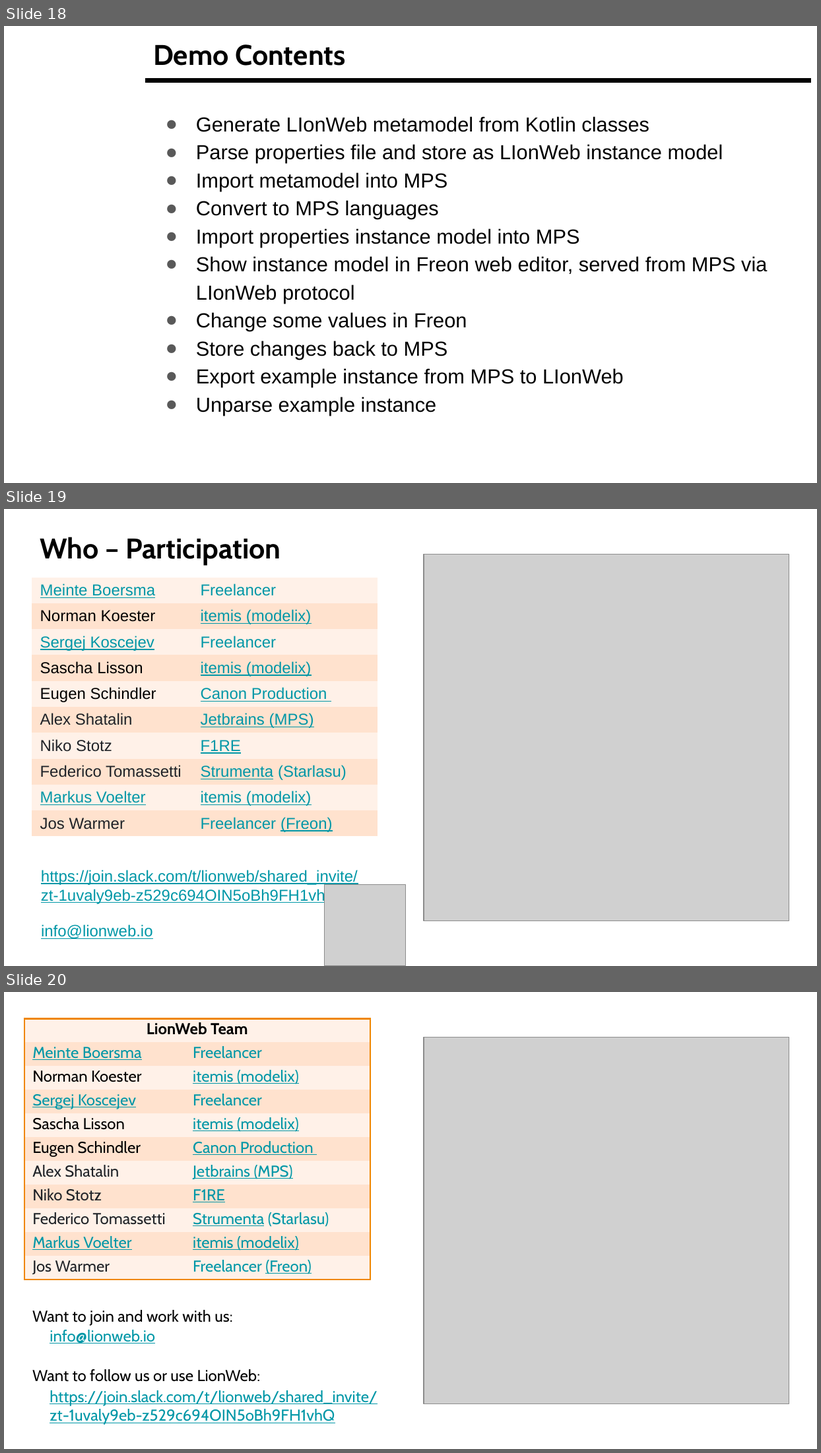
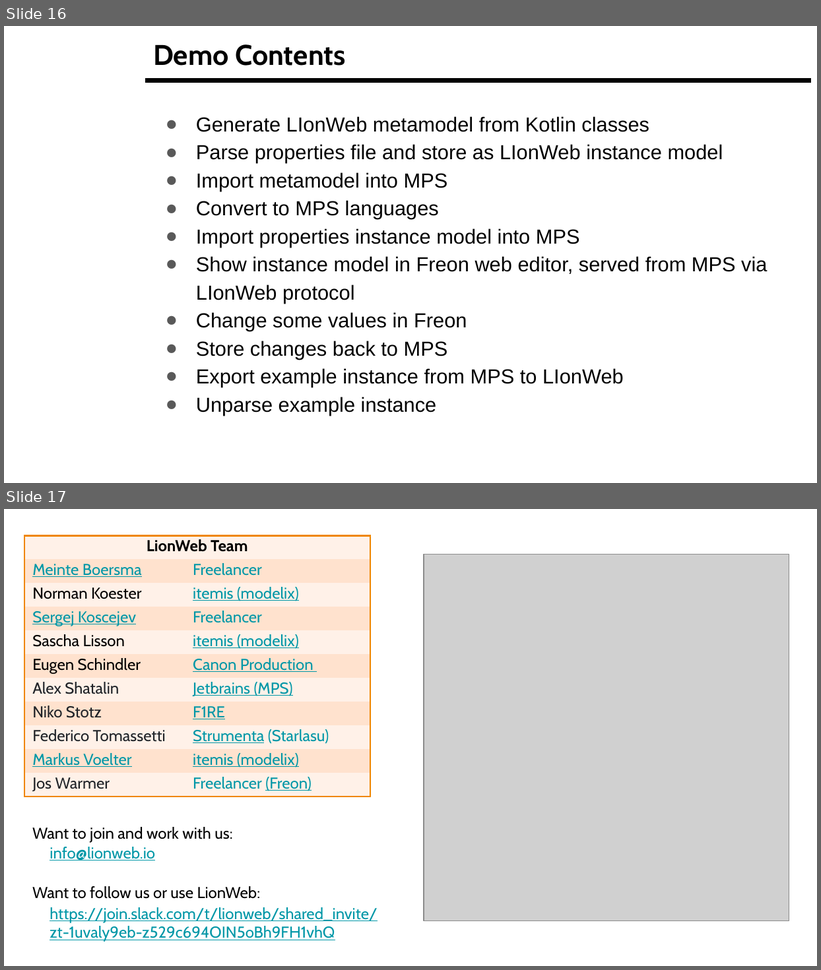
Before and after one commit to LionWeb-io/specification, a slide deck: resources/LangDev Talk.pptx. Shown one above the other, each under a label of ours: slides 18, 19 and 20 before the commit, slides 16 and 17 after it. The pictures are 821x1453 and 821x970 pixels, drawn with LibreOffice and Linux fonts; fonts in the diff are those of the drawing; grey boxes stand for pictures; background and template pictures are left out. Boxes give left, top, right and bottom in pixels: in the first picture for what was removed or moved away, otherwise in the second. Text is boxed around its words. In the diff, an @@ line names an element or a change of style, - is before the commit and + after.

```diff
--- a/resources/LangDev Talk.pptx
+++ b/resources/LangDev Talk.pptx
@@ slide 19 removed at [4,509,817,966], background #FFFFFF @@
@@ title removed at [40,537,281,565] @@
-Who – Participation
@@ picture removed at [424,554,789,921] @@
@@ table removed at [32,577,377,848], 10 rows, 2 columns @@
-Meinte Boersma | Freelancer
-Norman Koester | itemis (modelix)
-Sergej Koscejev | Freelancer
-Sascha Lisson | itemis (modelix)
-Eugen Schindler | Canon Production
-Alex Shatalin | Jetbrains (MPS)
-Niko Stotz | F1RE
-Federico Tomassetti | Strumenta (Starlasu)
-Markus Voelter | itemis (modelix)
-Jos Warmer | Freelancer (Freon)
@@ text removed at [41,870,358,904] @@
-https://join.slack.com/t/lionweb/shared_invite/zt-1uvaly9eb-z529c694OIN5oBh9FH1vhQ
@@ picture removed at [324,885,405,966] @@
@@ text removed at [41,925,153,939] @@
-info@lionweb.io
@@ what was slide 18 is now slide 16 @@
@@ what was slide 20 is now slide 17 @@
```
Also in this commit, not shown: 6 slides changed, 2 other slides removed.
